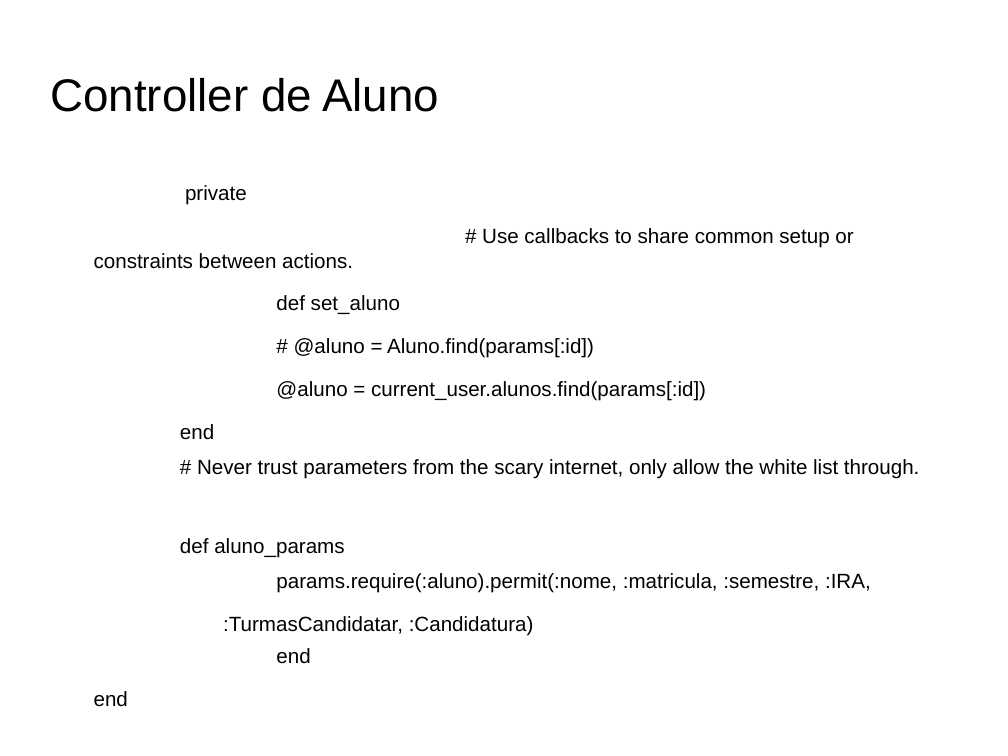
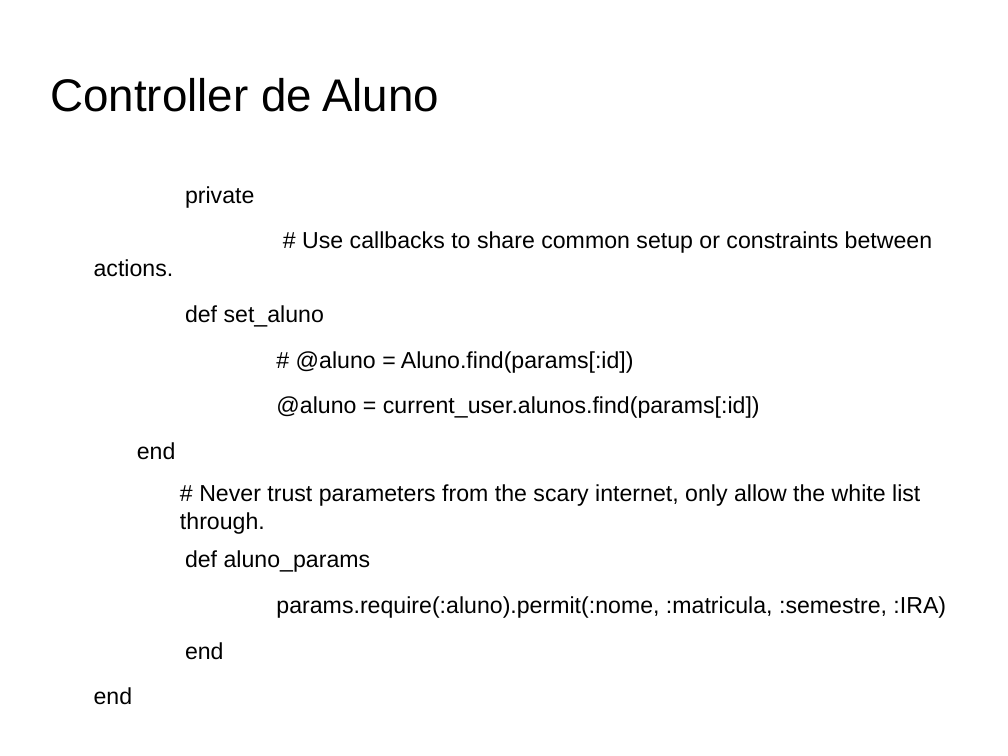
Before and after one commit to brunojus/cicmonit, a slide deck: slide 13 of Apresentacao.odp. Drawn at 1008x756 pixels with LibreOffice and Linux fonts; fonts in the diff are those of the drawing; background and template pictures are left out. Boxes give left, top, right and bottom in pixels: in the first picture for what was removed or moved away, otherwise in the second. Text is boxed around its words. In the diff, an @@ line names an element or a change of style, - is before the commit and + after.

```diff
--- a/Apresentacao.odp
+++ b/Apresentacao.odp
@@ text at (94, 186, 932, 572): size 16.2 to 18.2 pt in "private", "# Use callbacks to share common setup ...", "def set_aluno", "# @aluno = Aluno.find(params[:id])" and 6 more places; list level 3 to 2 in "end"; list level 3 to 1 in "def aluno_params" @@
@@ text at (276, 596, 946, 618): text changed; size 16.2 to 18.2 pt @@
-params.require(:aluno).permit(:nome, :matricula, :semestre, :IRA,
-      :TurmasCandidatar, :Candidatura)
+params.require(:aluno).permit(:nome, :matricula, :semestre, :IRA)
```
Also in this commit, not shown: 16 other slides changed, 2 slides removed.
